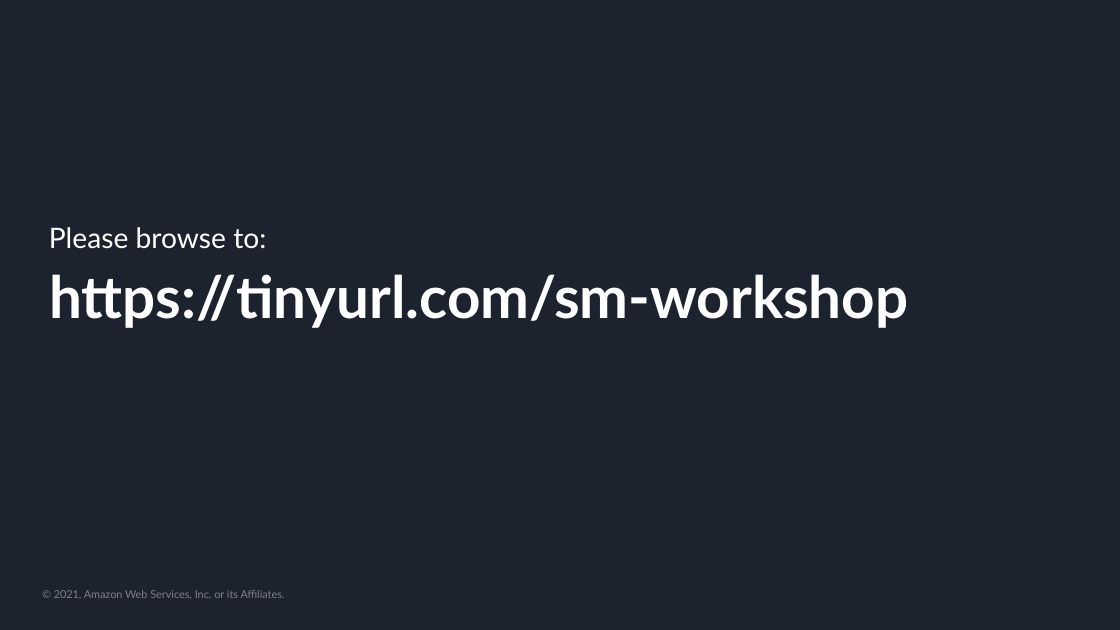
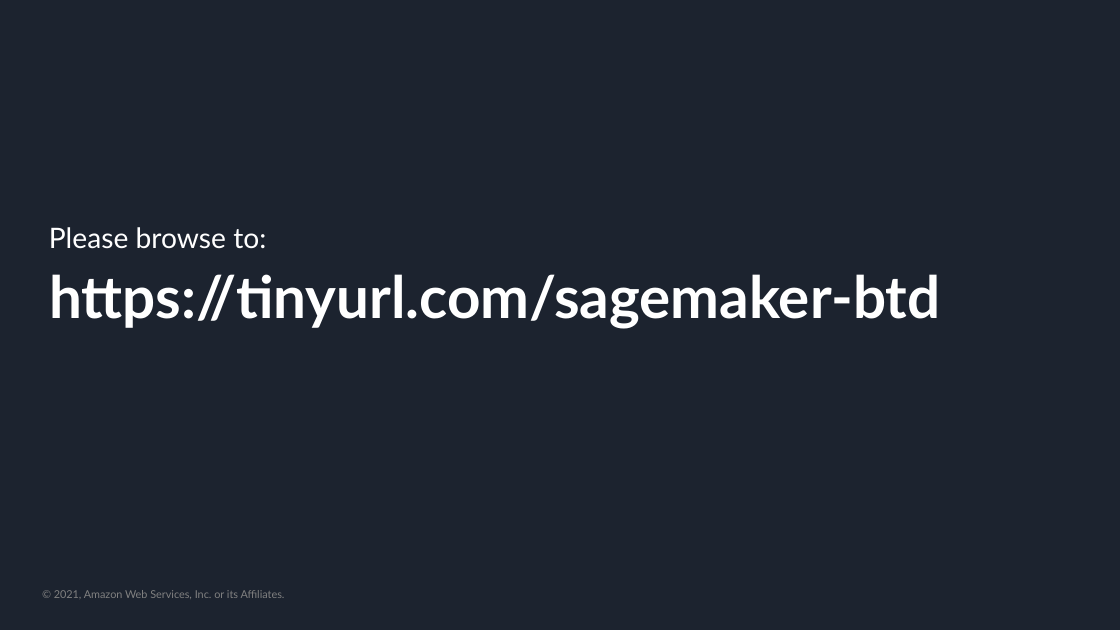
Before and after one commit to aws-samples/amazon-sagemaker-build-train-deploy, a slide deck: slide 7 of slides/end-to-end-ml-sm.pptx. Drawn at 1120x630 pixels with LibreOffice and Linux fonts; fonts in the diff are those of the drawing; background and template pictures are left out. Boxes give left, top, right and bottom in pixels: in the first picture for what was removed or moved away, otherwise in the second. Text is boxed around its words. In the diff, an @@ line names an element or a change of style, - is before the commit and + after.

```diff
--- a/slides/end-to-end-ml-sm.pptx
+++ b/slides/end-to-end-ml-sm.pptx
@@ title at [49, 274, 941, 329]: text changed @@
-https://tinyurl.com/sm-workshop
+https://tinyurl.com/sagemaker-btd
```
Also in this commit, not shown: 3 other slides changed.
